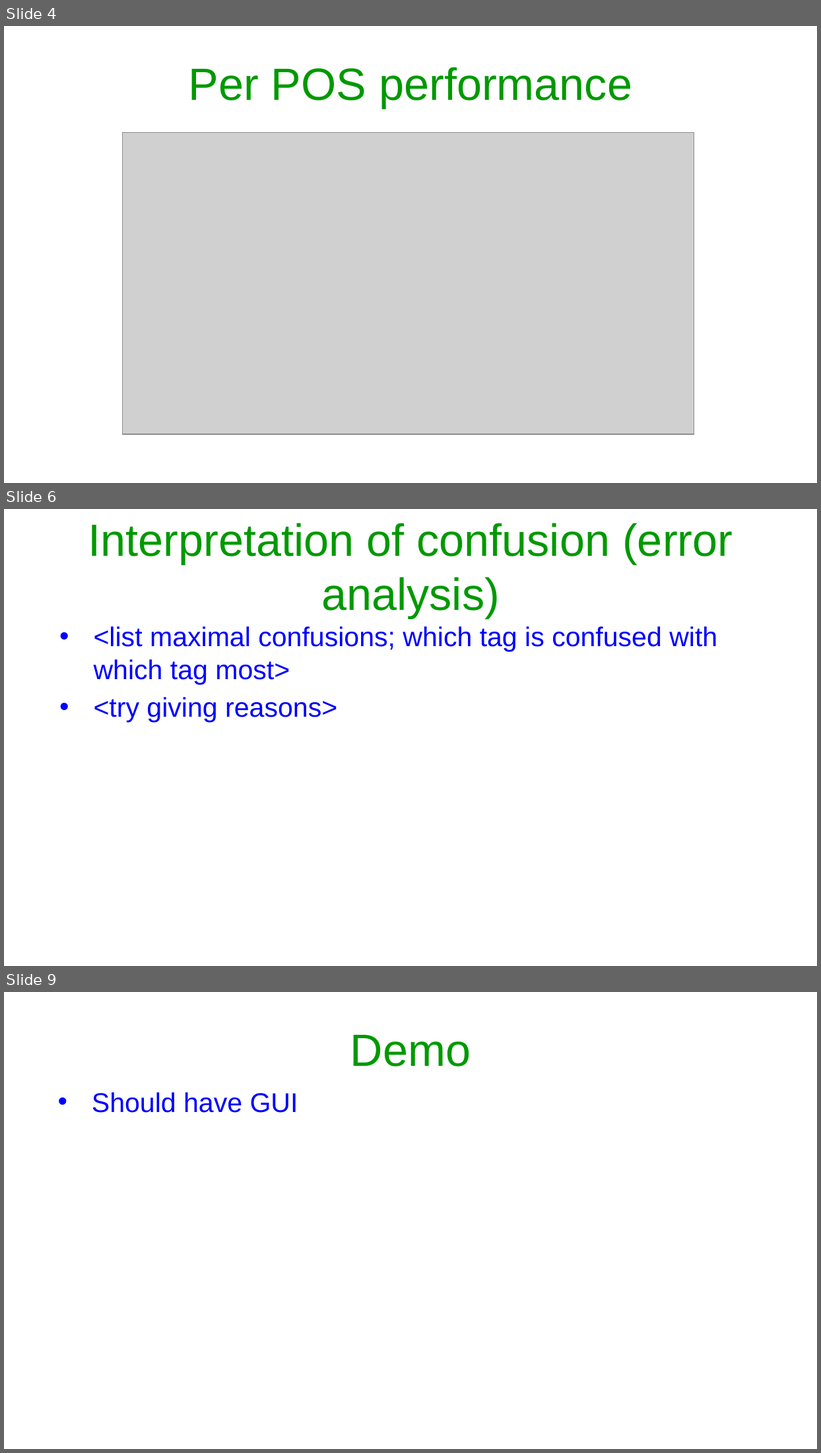
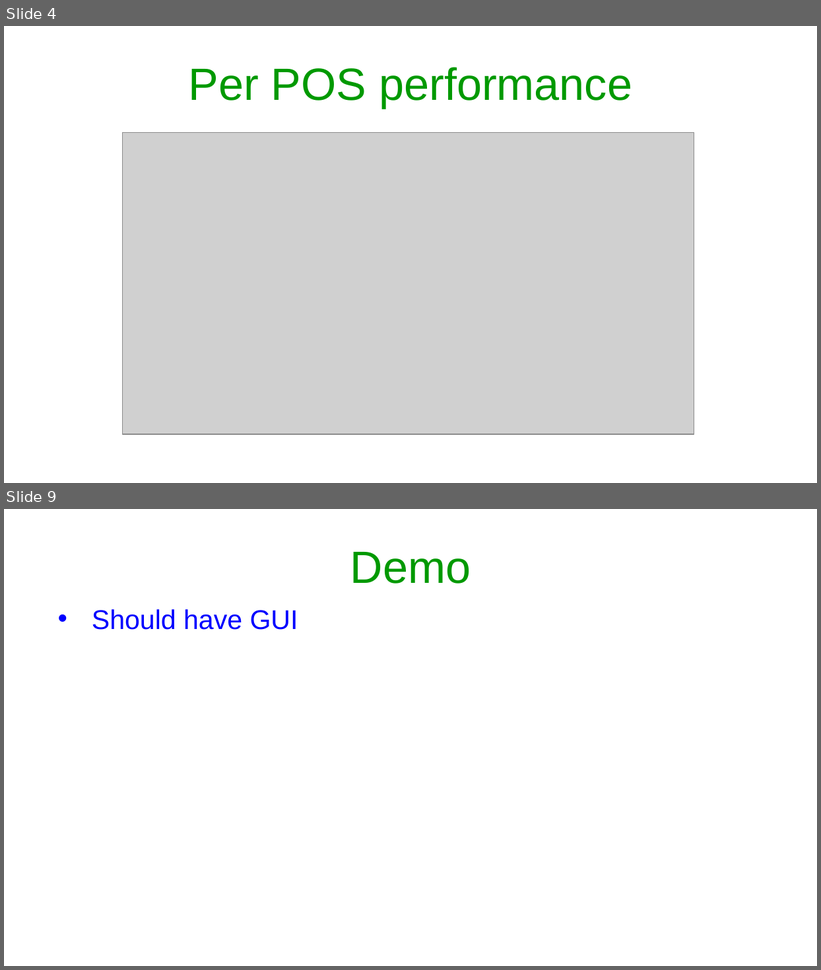
Before and after one commit to Arshim28/POS-Tagger, a slide deck: Assignment 2-PoS tagging.pptx. Shown one above the other, each under a label of ours: slides 4, 6 and 9 before the commit, slides 4 and 9 after it; the slides between them are not shown. The pictures are 821x1453 and 821x970 pixels, drawn with LibreOffice and Linux fonts; fonts in the diff are those of the drawing; grey boxes stand for pictures. Boxes give left, top, right and bottom in pixels: in the first picture for what was removed or moved away, otherwise in the second. Text is boxed around its words. In the diff, an @@ line names an element or a change of style, - is before the commit and + after.

```diff
--- a/Assignment 2-PoS tagging.pptx
+++ b/Assignment 2-PoS tagging.pptx
@@ slide 6 removed at bbox=[4, 509, 817, 966], background #FFFFFF @@
@@ title removed at bbox=[88, 523, 733, 619] @@
-Interpretation of confusion (error analysis)
@@ text removed at bbox=[94, 626, 717, 723] @@
-• <list maximal confusions; which tag is confused with which tag most>
-• <try giving reasons>
```
Also in this commit, not shown: 4 slides changed, 2 slides added, 1 other slide removed, 1 other file.
